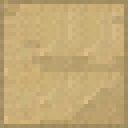
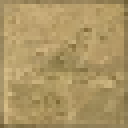
The second 128 x 128 image is a revision of the first. Changes to its layers:
added layer "Pasted Layer #2" above "Background" over <box>0,0,128,128</box>
hid "Background" over <box>0,0,128,128</box>
